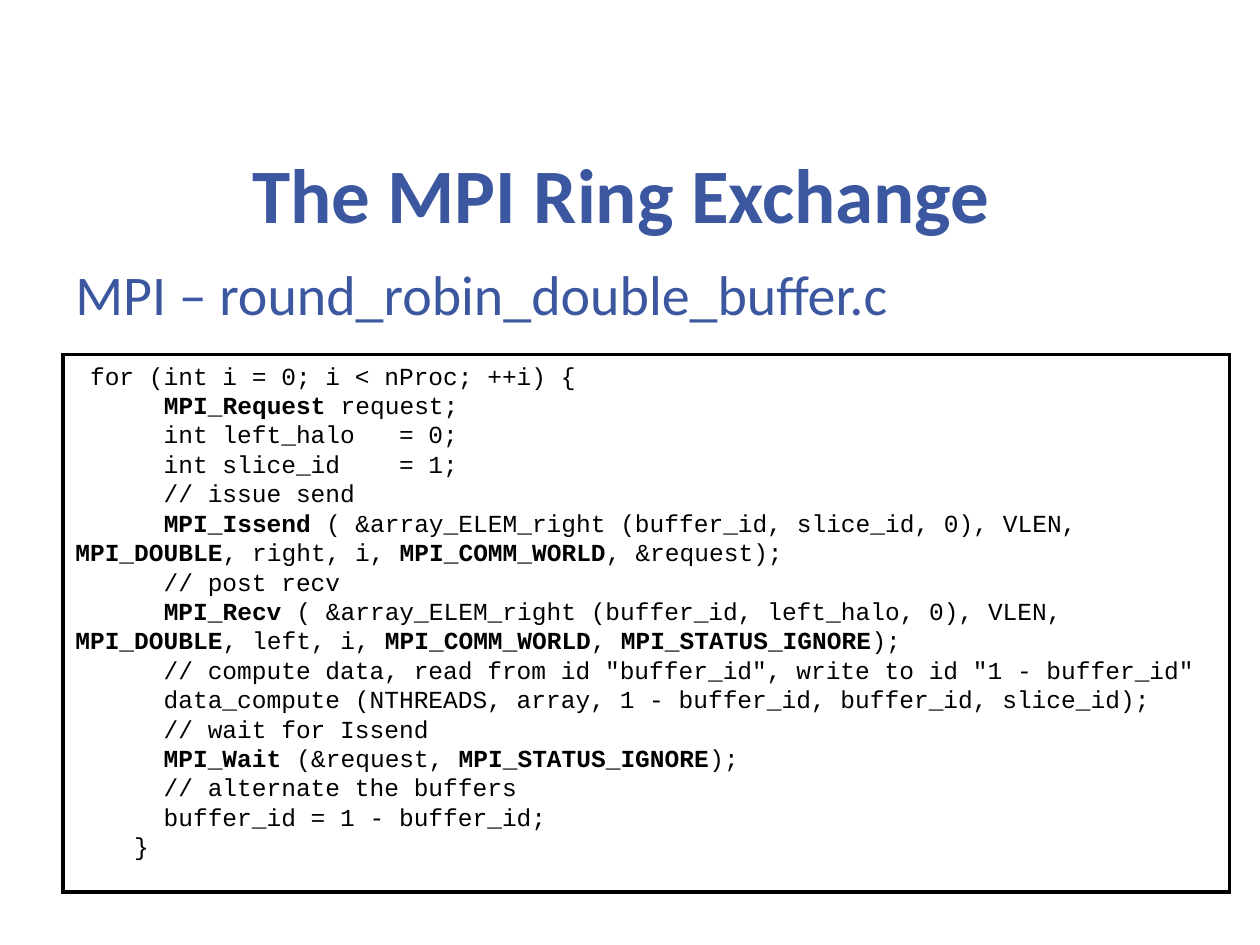
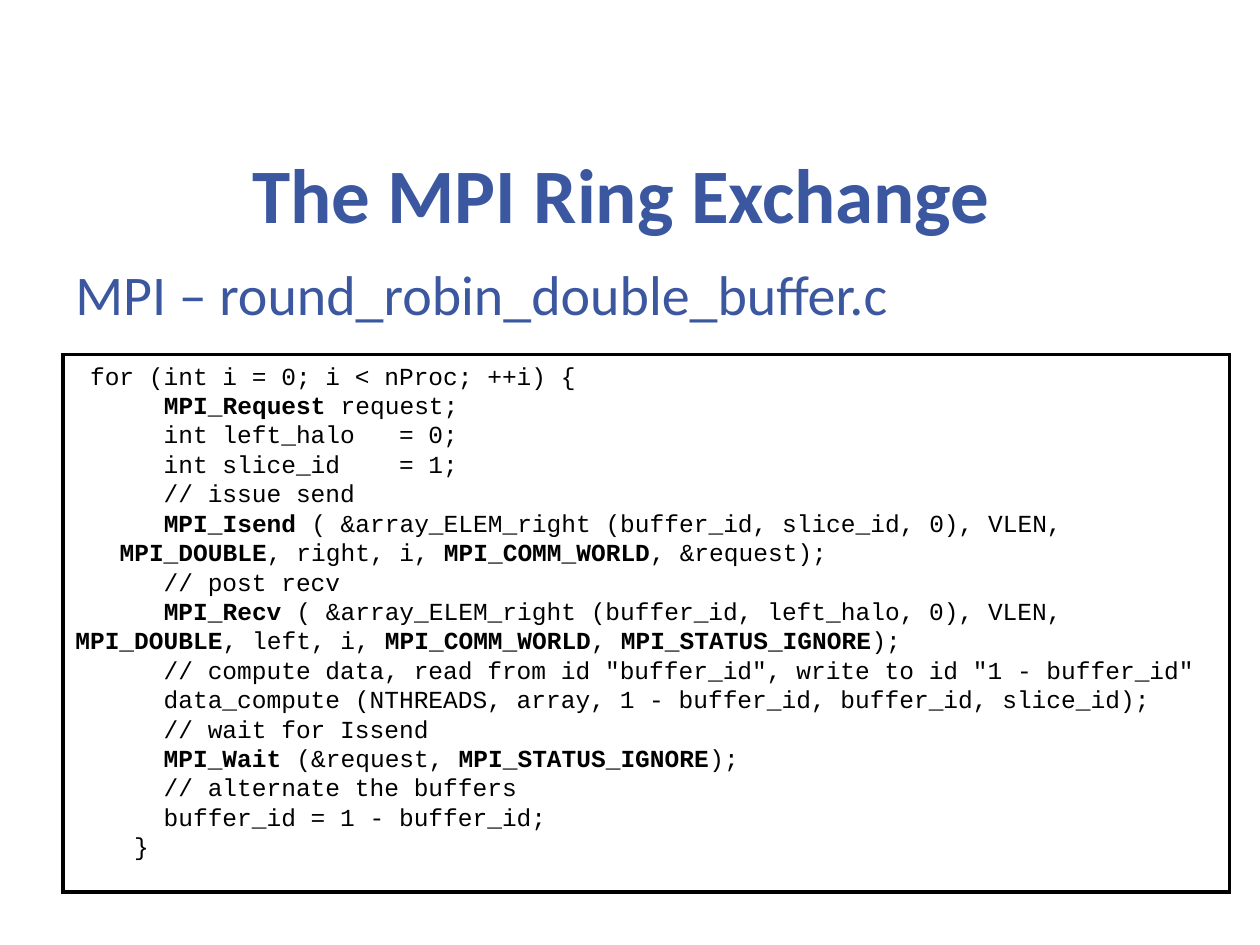
Before and after one commit to cc-hpc-itwm/GPI-2, a slide deck: slide 56 of tutorial/slides/gaspi_tutorial.pptx. Drawn at 1260x945 pixels with LibreOffice and Linux fonts; fonts in the diff are those of the drawing; background and template pictures are left out. Boxes give left, top, right and bottom in pixels: in the first picture for what was removed or moved away, otherwise in the second. Text is boxed around its words. In the diff, an @@ line names an element or a change of style, - is before the commit and + after.

```diff
--- a/tutorial/slides/gaspi_tutorial.pptx
+++ b/tutorial/slides/gaspi_tutorial.pptx
@@ text in rectangle at (120,514,1062,566): text changed @@
-MPI_Issend ( &array_ELEM_right (buffer_id, slice_id, 0), VLEN, MPI_DOUBLE, right, i, MPI_COMM_WORLD, &request);
+MPI_Isend ( &array_ELEM_right (buffer_id, slice_id, 0), VLEN, MPI_DOUBLE, right, i, MPI_COMM_WORLD, &request);
```
Also in this commit, not shown: 15 other slides changed, 11 other files.
